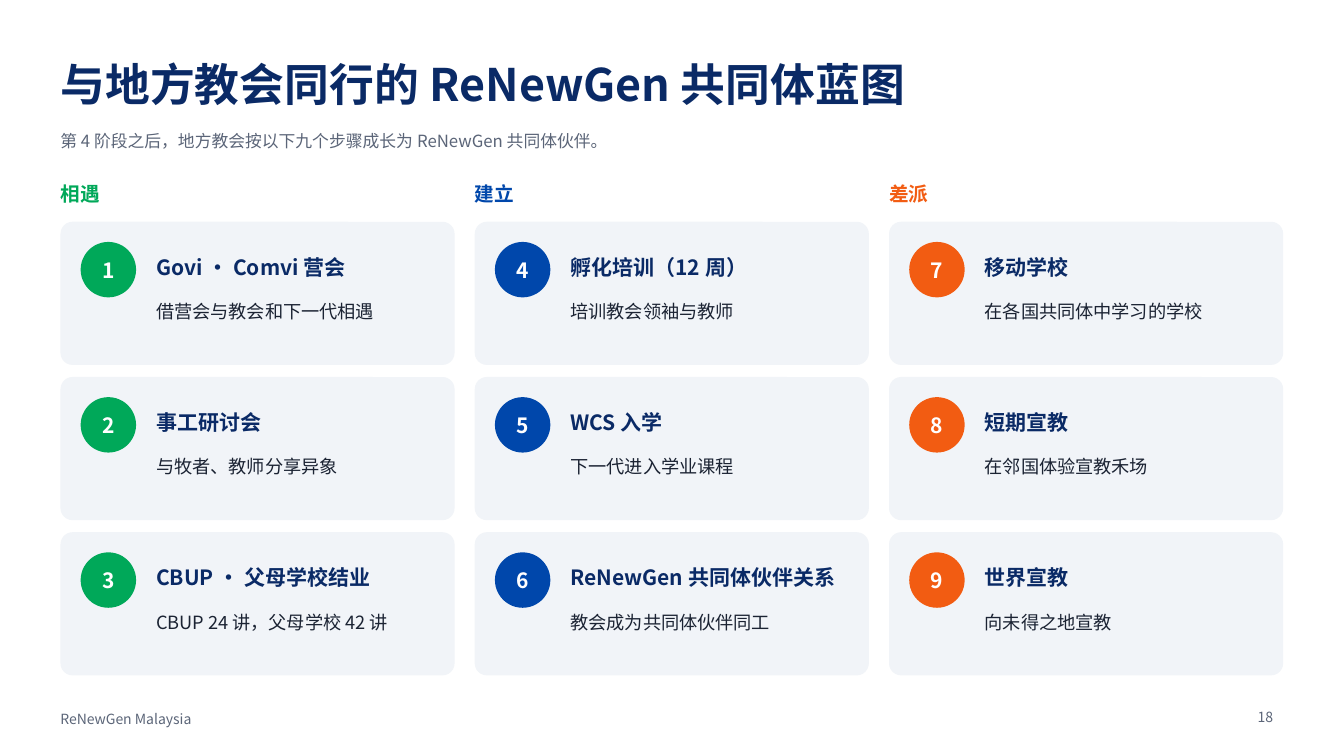
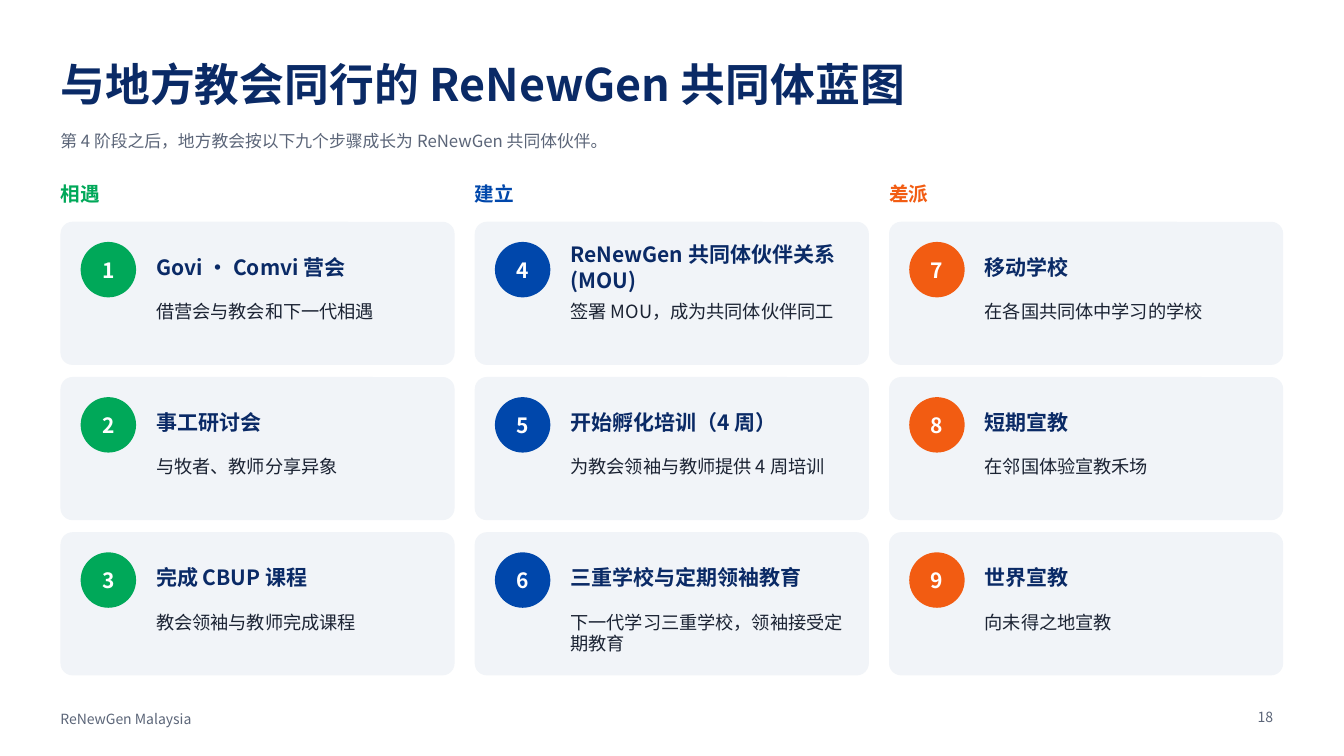
Before and after one commit to ChampionJohan/Johan, a slide deck: slide 18 of renewgen-malaysia/ReNewGen_Malaysia_ZH.pptx. Drawn at 1344x756 pixels with LibreOffice and Linux fonts; fonts in the diff are those of the drawing. Boxes give left, top, right and bottom in pixels: in the first picture for what was removed or moved away, otherwise in the second. Text is boxed around its words. In the diff, an @@ line names an element or a change of style, - is before the commit and + after.

```diff
--- a/renewgen-malaysia/ReNewGen_Malaysia_ZH.pptx
+++ b/renewgen-malaysia/ReNewGen_Malaysia_ZH.pptx
@@ text at box(570, 244, 835, 292): text changed @@
-孵化培训（12 周）
+ReNewGen 共同体伙伴关系 (MOU)
@@ text at box(570, 302, 834, 320): text changed @@
-培训教会领袖与教师
+签署 MOU，成为共同体伙伴同工
@@ text at box(570, 412, 777, 432): text changed @@
-WCS 入学
+开始孵化培训（4 周）
@@ text at box(570, 457, 824, 475): text changed @@
-下一代进入学业课程
+为教会领袖与教师提供 4 周培训
@@ text at box(156, 565, 307, 591): text changed @@
-CBUP · 父母学校结业
+完成 CBUP 课程
@@ text at box(570, 567, 801, 587): text changed @@
-ReNewGen 共同体伙伴关系
+三重学校与定期领袖教育
@@ text at box(156, 613, 356, 631): text changed @@
-CBUP 24 讲，父母学校 42 讲
+教会领袖与教师完成课程
@@ text at box(570, 613, 842, 652): text changed @@
-教会成为共同体伙伴同工
+下一代学习三重学校，领袖接受定期教育
```
Also in this commit, not shown: 4 other slides changed, 9 other files.
